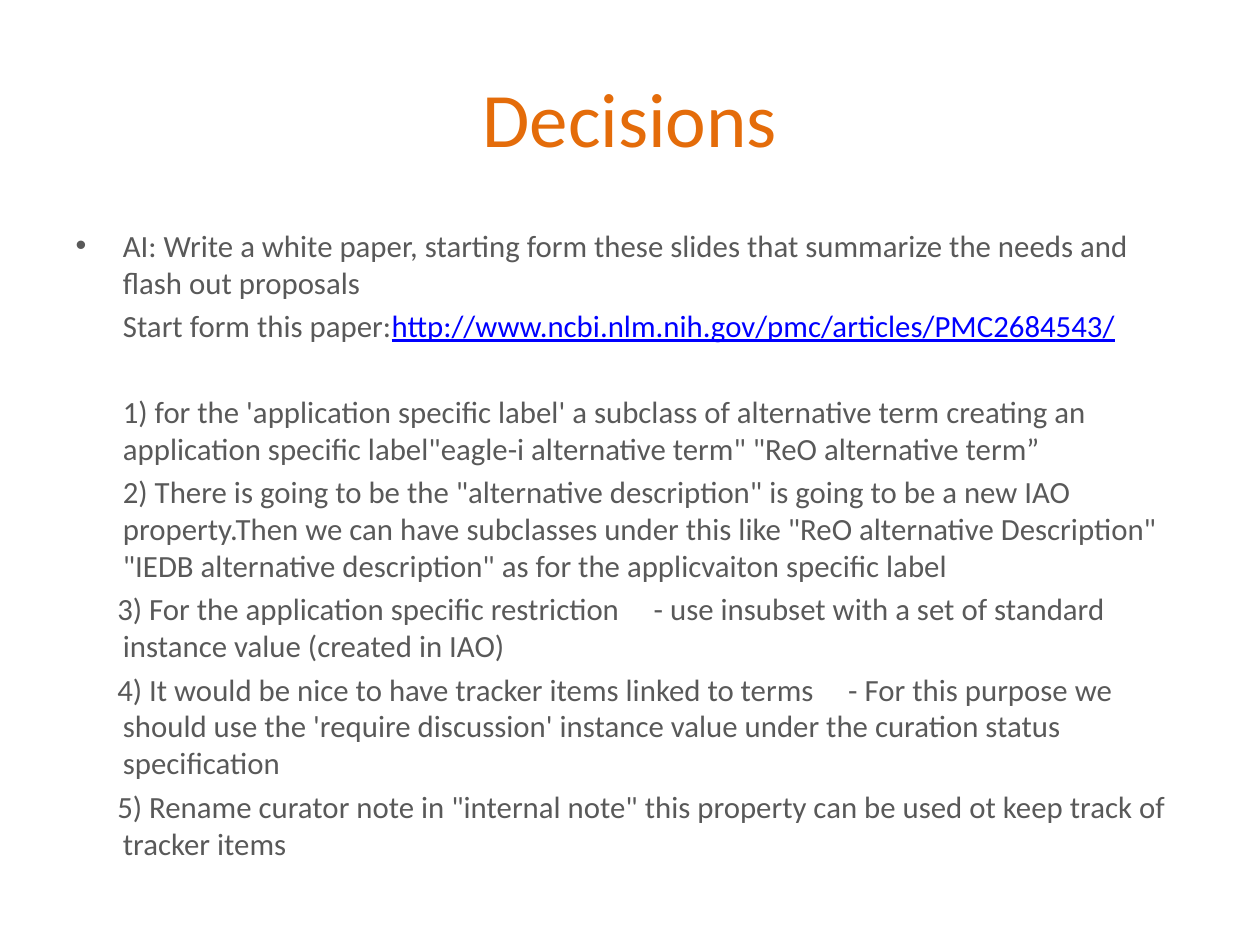
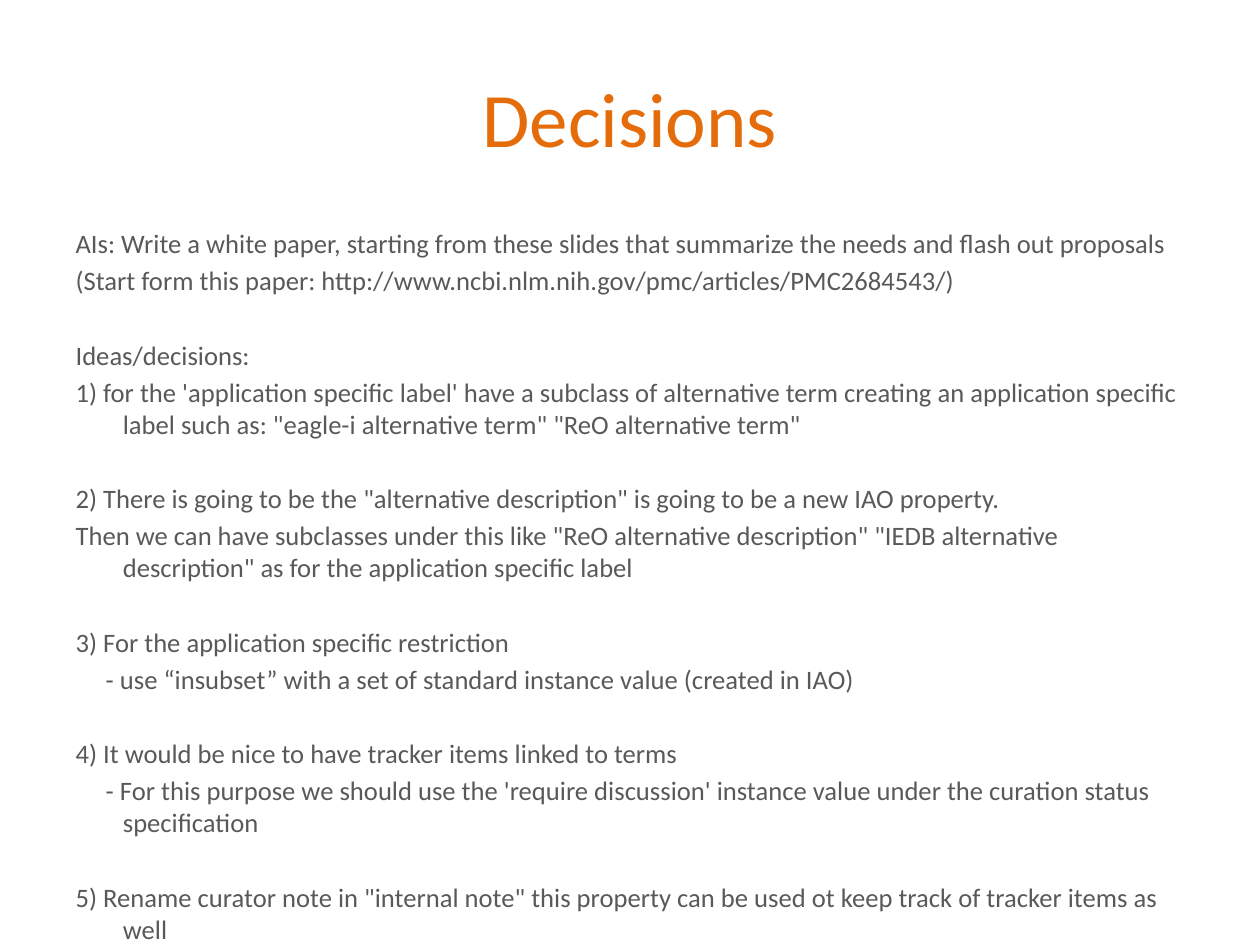
Before and after one commit to obi-ontology/obi-legacy-svn, a slide deck: slide 24 of trunk/docs/presentations/OBI workshop Oct 2011 Philly/Metadata_requirements.pptx. Drawn at 1260x945 pixels with LibreOffice and Linux fonts; fonts in the diff are those of the drawing. Boxes give left, top, right and bottom in pixels: in the first picture for what was removed or moved away, otherwise in the second. Text is boxed around its words. In the diff, an @@ line names an element or a change of style, - is before the commit and + after.

Commit message:
updated slides about metadata

```diff
--- a/trunk/docs/presentations/OBI workshop Oct 2011 Philly/Metadata_requirements.pptx
+++ b/trunk/docs/presentations/OBI workshop Oct 2011 Philly/Metadata_requirements.pptx
@@ text at (76,234,1176,939): text changed; size 17.6 to 15.2 pt @@
-• AI: Write a white paper, starting form these slides that summarize the needs and flash out proposals
-Start form this paper:http://www.ncbi.nlm.nih.gov/pmc/articles/PMC2684543/
-1) for the 'application specific label' a subclass of alternative term creating an application specific label"eagle-i alternative term" "ReO alternative term”
-2) There is going to be the "alternative description" is going to be a new IAO property.Then we can have subclasses under this like "ReO alternative Description" "IEDB alternative description" as for the applicvaiton specific label
-3) For the application specific restriction - use insubset with a set of standard instance value (created in IAO)
-4) It would be nice to have tracker items linked to terms - For this purpose we should use the 'require discussion' instance value under the curation status specification
-5) Rename curator note in "internal note" this property can be used ot keep track of tracker items
+AIs: Write a white paper, starting from these slides that summarize the needs and flash out proposals
+(Start form this paper: http://www.ncbi.nlm.nih.gov/pmc/articles/PMC2684543/)
+Ideas/decisions:
+1) for the 'application specific label' have a subclass of alternative term creating an application specific label such as: "eagle-i alternative term" "ReO alternative term"
+2) There is going to be the "alternative description" is going to be a new IAO property.
+Then we can have subclasses under this like "ReO alternative description" "IEDB alternative description" as for the application specific label
+3) For the application specific restriction
+- use “insubset” with a set of standard instance value (created in IAO)
+4) It would be nice to have tracker items linked to terms
+- For this purpose we should use the 'require discussion' instance value under the curation status specification
+5) Rename curator note in "internal note" this property can be used ot keep track of tracker items as well
```
